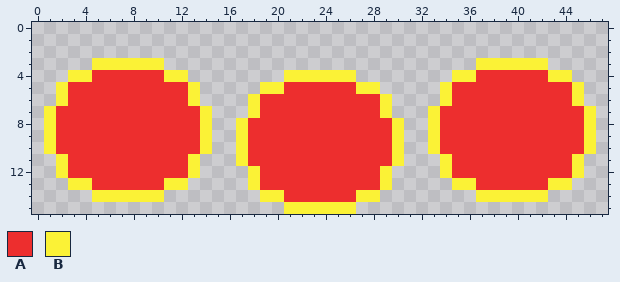
Pixel-art sprite -- assets/images/pickupSprite.png. Above, as it was before the edit.
The file is 48x16 pixels.
Palette (. is transparent): A #ed2e2e  B #fbf236
Pixels before, first column x 1:
 3 ....BBBBBB..........................BBBBBB....
 4 ..BBAAAAAABB........BBBBBB........BBAAAAAABB..
 5 .BAAAAAAAAAAB.....BBAAAAAABB.....BAAAAAAAAAAB.
 6 .BAAAAAAAAAAB....BAAAAAAAAAAB....BAAAAAAAAAAB.
 7 BAAAAAAAAAAAAB...BAAAAAAAAAAB...BAAAAAAAAAAAAB
 8 BAAAAAAAAAAAAB..BAAAAAAAAAAAAB..BAAAAAAAAAAAAB
 9 BAAAAAAAAAAAAB..BAAAAAAAAAAAAB..BAAAAAAAAAAAAB
10 BAAAAAAAAAAAAB..BAAAAAAAAAAAAB..BAAAAAAAAAAAAB
11 .BAAAAAAAAAAB...BAAAAAAAAAAAAB...BAAAAAAAAAAB.
12 .BAAAAAAAAAAB....BAAAAAAAAAAB....BAAAAAAAAAAB.
13 ..BBAAAAAABB.....BAAAAAAAAAAB.....BBAAAAAABB..
14 ....BBBBBB........BBAAAAAABB........BBBBBB....
15 ....................BBBBBB....................
After:
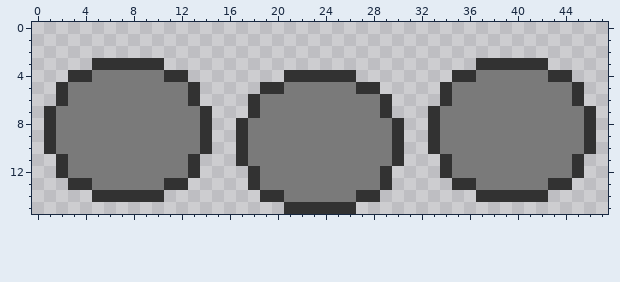
From old to new:
Colour A changes from #ed2e2e to #7a7a7a.
Colour B changes from #fbf236 to #323232.
Changed places in both pictures, as pixel boxes (x1, y1, x2, y2):
changed: (44, 58, 596, 214)
